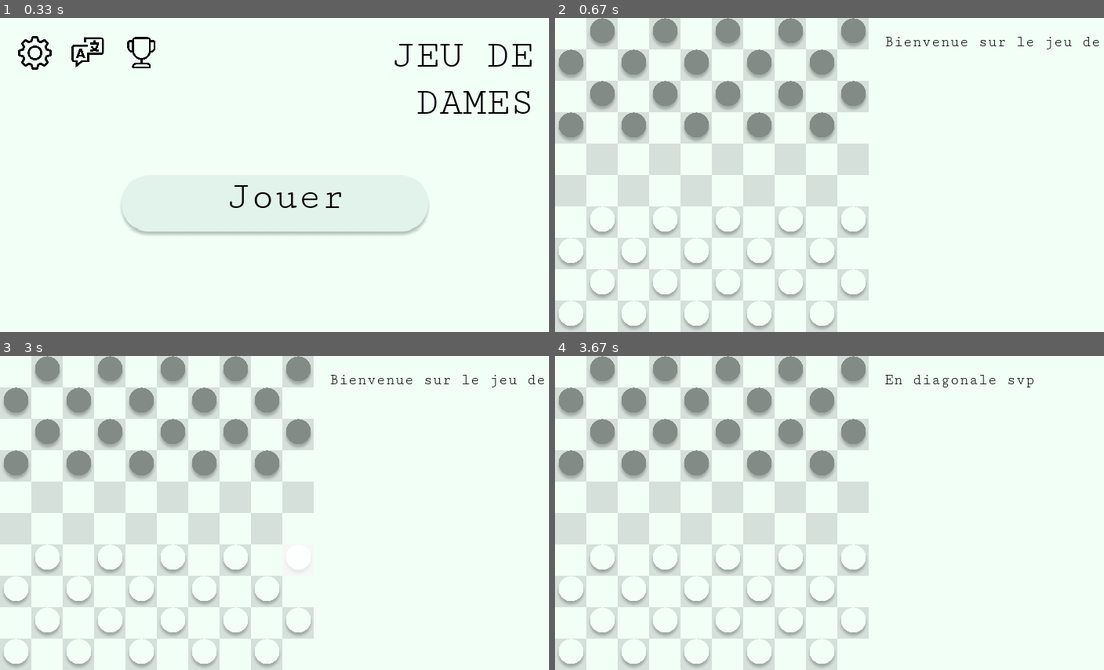
Above: before the commit, frames 1-4 (two rows, left to right).
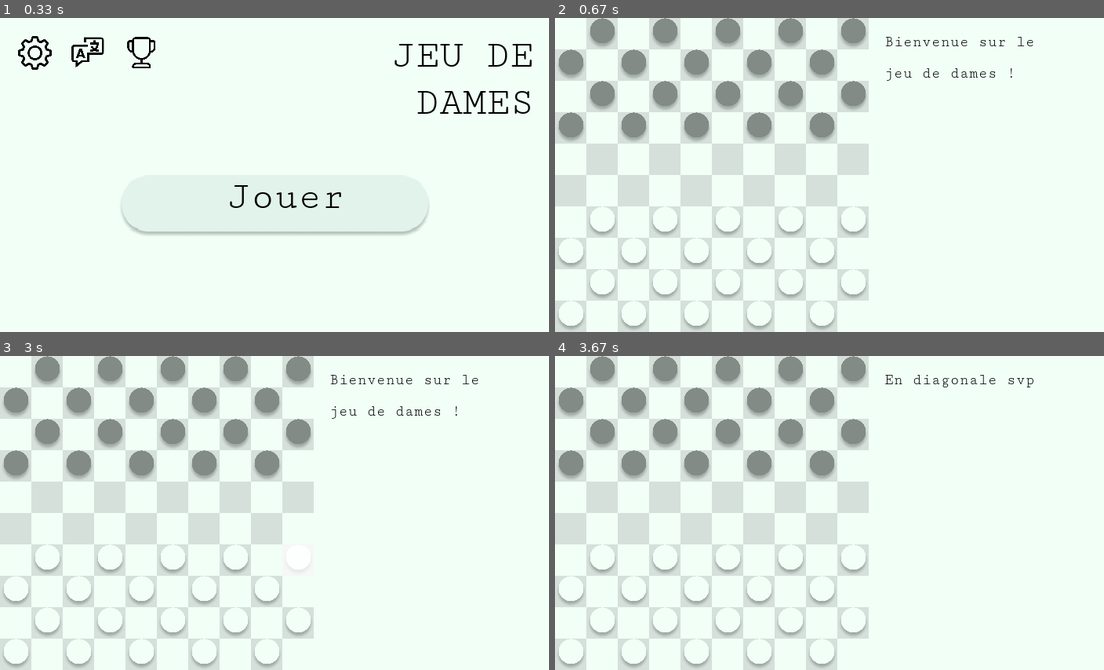
Above: after the commit, the same moments.

Repository: Snow-tear/jeu-de-dames
Game: pygame game, started from Jeu de dame.py
The game is run twice, just before and just after one commit, with the same random seed, the same clock (stepped at 60 frames per second) and the same inputs.
Inputs (mouse positions are in pixels of both pictures, inside the frame that each line leads up to):
- Up to frame 1 (0.33 s): no input
- Up to frame 2 (0.67 s): click "Jouer" at 0.38 s
- Up to frame 3 (3 s): click (279, 544) at 2.72 s
- Up to frame 4 (3.67 s): click (741, 409) at 3.05 s

Frame 1 is identical in both runs. In frame 2, 0.2% of the frame differs, in the area x 60-100%, y 6-20%; in frame 3, 0.2%; in frame 4, nothing differs.

Commit message:
texte formatting

Diff:
--- a/Jeu de dame.py
+++ b/Jeu de dame.py
@@ -45,8 +45,7 @@
     elif lang == 'en':
         file = open('English.txt', 'r', encoding='utf-8')
         text_str = str(file.read()).split("/")
-    else:
-        print("on ne passe dans aucune condition")
+
 
     lang_buff = lang
 
@@ -447,12 +446,27 @@
         #game.affichage()
         elif user_view == 1:
             game.affichage_gui()
-            """
-            turn_print = text_font.render(game.turn_print, True, (255, 255, 255))
-            game.window.blit(turn_print, (game.window_size + margin, margin))
-            """
-            message_print = text_font.render(game.message, True, (0, 0, 0))
-            game.window.blit(message_print, (game.window_size + margin,margin))
+            #bloc conditonnel pour que le message ne déborde pas de l'écran
+            if len(game.message)<24:
+                message_print = text_font.render(game.message, True, game.colors['txt_color'])
+                game.window.blit(message_print, (game.window_size + margin,margin))
+            else:
+                words = game.message.split(' ')
+                len_count = 0
+                line_li = []
+                text_ord = margin
+                for k in words:
+                    len_count += len(k)
+                    line_li.append(k)
+                    if len_count > 13:
+                        len_count = 0
+                        txt = text_font.render(' '.join(line_li), True, game.colors['txt_color'])
+                        game.window.blit(txt, (game.window_size+margin, text_ord))
+                        line_li = []
+                        text_ord += 0.1*game.window_size
+                txt = text_font.render(' '.join(line_li), True, (0, 0, 0))
+                game.window.blit(txt, (game.window_size+margin, text_ord))
+            #victoire
             if game.gagné != -1:
                 victory_announcement = text_font.render('Les noirs' if game.gagné else 'Les blancs' + ' ont gagnés !', True, game.colors["txt_color"])
                 game.window.blit(victory_announcement, (game.window_size + margin, 0.125*game.window_size))
